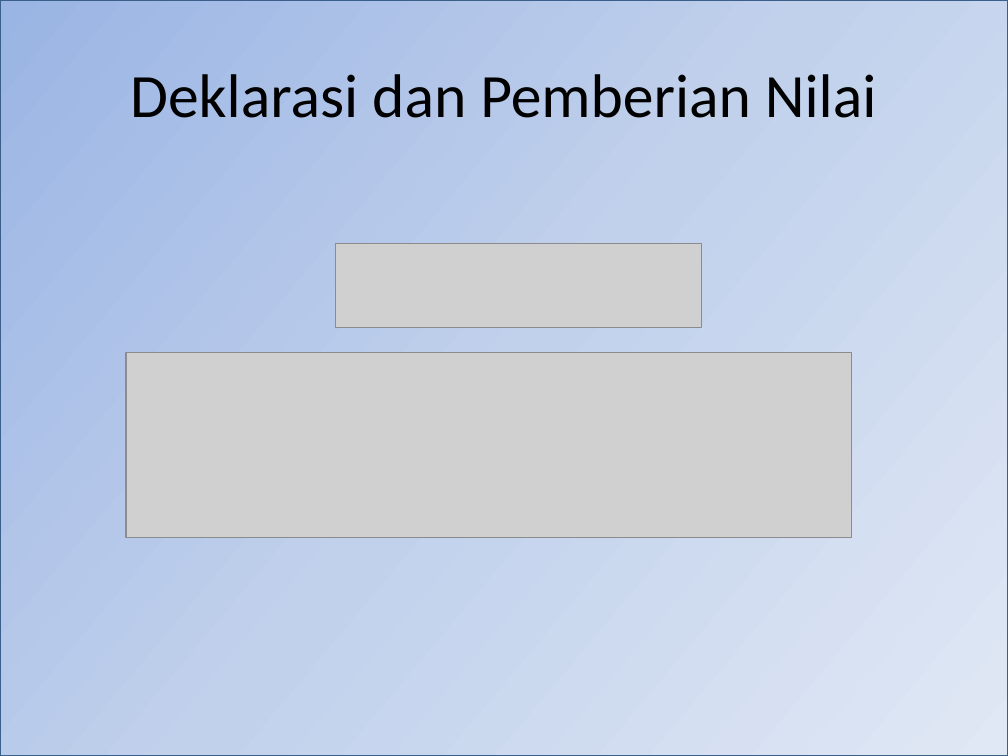
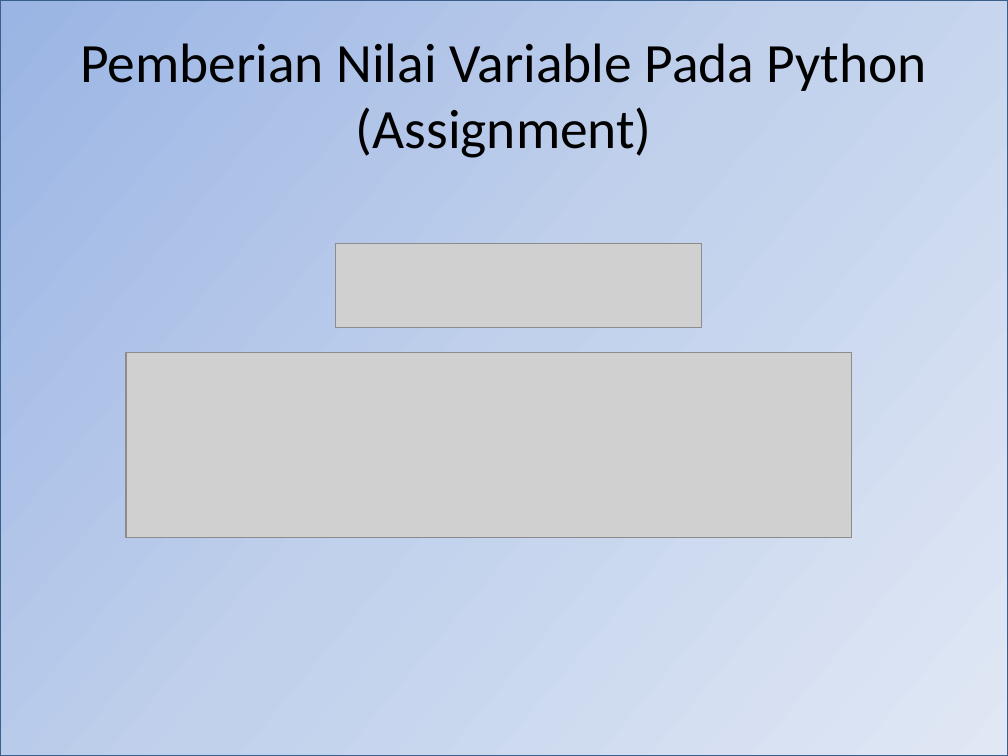
Before and after one commit to blodstone/Pengantar-Algoritma, a slide deck: slide 16 of Presentasi/Pertemuan 2 Pengenalan Algoritma.pptx (slide 17 before the commit). Drawn at 1008x756 pixels with LibreOffice and Linux fonts; fonts in the diff are those of the drawing; grey boxes stand for pictures. Boxes give left, top, right and bottom in pixels: in the first picture for what was removed or moved away, otherwise in the second. Text is boxed around its words. In the diff, an @@ line names an element or a change of style, - is before the commit and + after.

```diff
--- a/Presentasi/Pertemuan 2 Pengenalan Algoritma.pptx
+++ b/Presentasi/Pertemuan 2 Pengenalan Algoritma.pptx
@@ title at (x1=80, y1=43, x2=927, y2=158): text changed; size 44 to 39.6 pt @@
-Deklarasi dan Pemberian Nilai
+Pemberian Nilai Variable Pada Python
+(Assignment)
```
Also in this commit, not shown: 4 other slides changed, 3 slides added, 1 other file.
